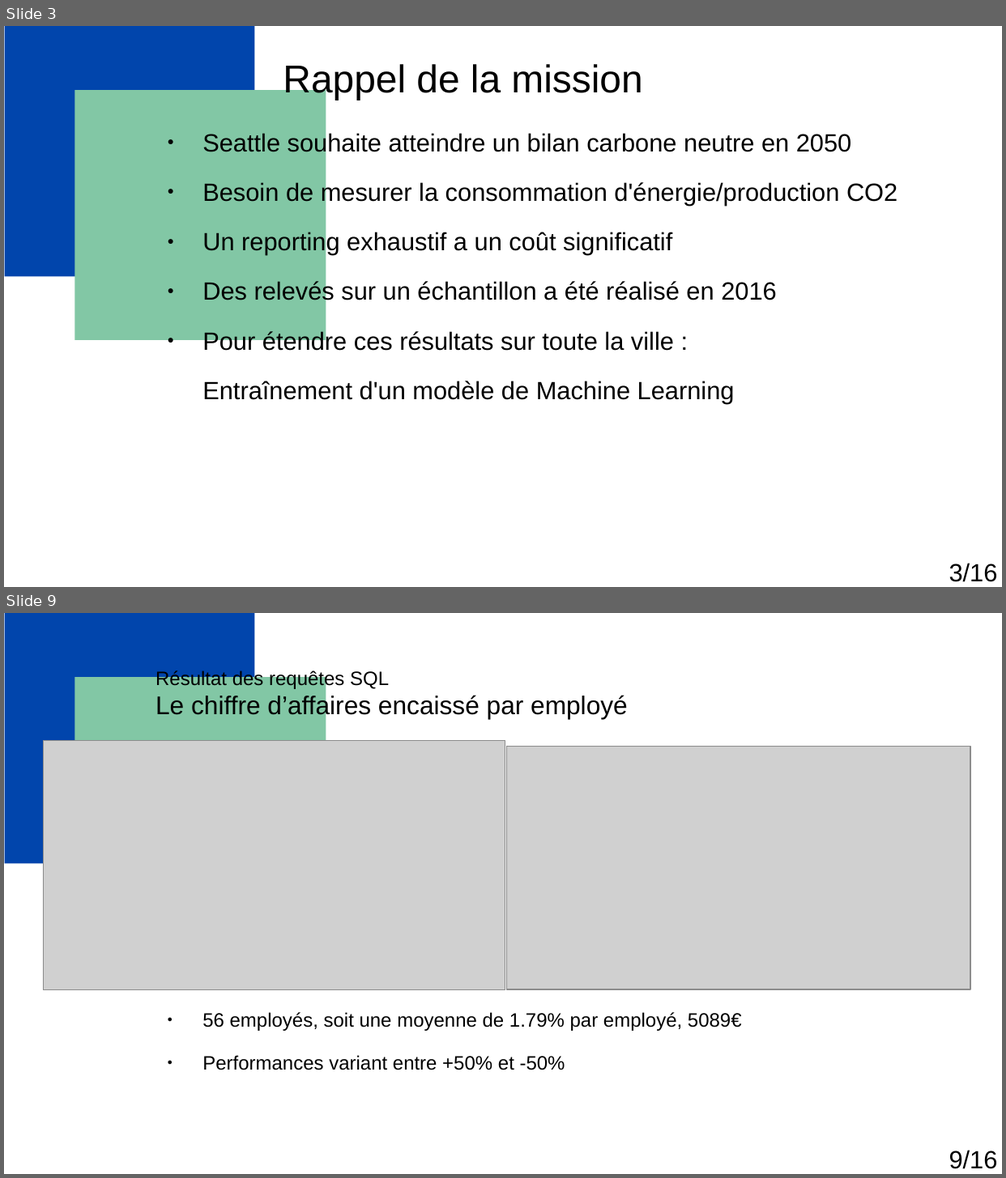
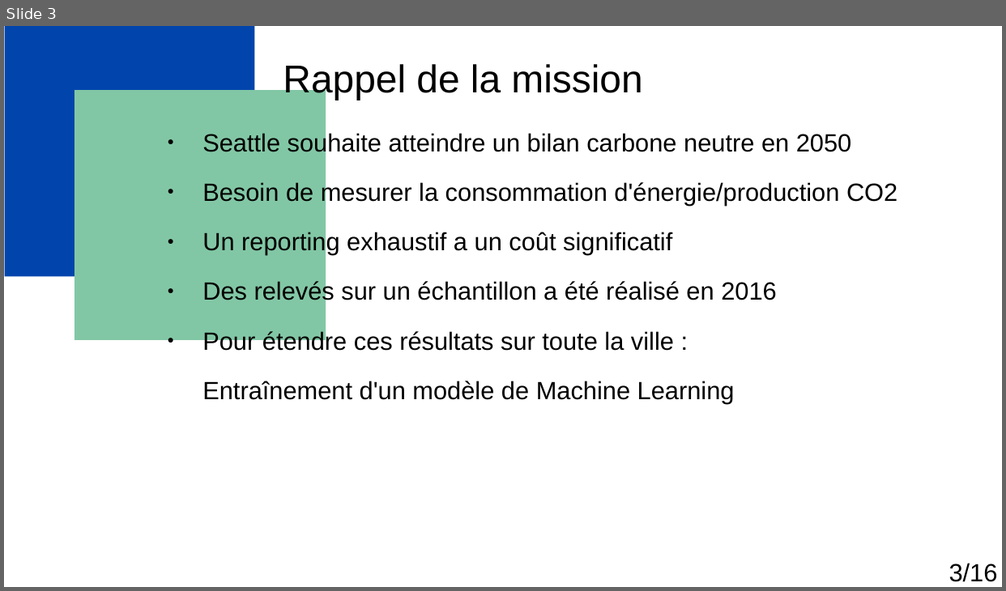
Before and after one commit to Florian-Biggio/Predict-Energy-and-CO2-for-building, a slide deck: Biggio_Florian_1_presentation_122024.odp. Shown one above the other, each under a label of ours: slides 3 and 9 before the commit, slide 3 after it; the slides between them are not shown. The pictures are 1006x1178 and 1006x591 pixels, drawn with LibreOffice and Linux fonts; fonts in the diff are those of the drawing; grey boxes stand for pictures. Boxes give left, top, right and bottom in pixels: in the first picture for what was removed or moved away, otherwise in the second. Text is boxed around its words. In the diff, an @@ line names an element or a change of style, - is before the commit and + after.

```diff
--- a/Biggio_Florian_1_presentation_122024.odp
+++ b/Biggio_Florian_1_presentation_122024.odp
@@ slide 9 removed at [4,613,1002,1174], background #FFFFFF; not listed: 5 template elements that a slide beside it also shows @@
@@ title removed at [155,670,628,719] @@
-Résultat des requêtes SQL
-Le chiffre d’affaires encaissé par employé
@@ picture removed at [43,741,505,990] @@
@@ picture removed at [507,747,971,990] @@
@@ text removed at [202,1012,742,1071] @@
-● 56 employés, soit une moyenne de 1.79% par employé, 5089€
-● Performances variant entre +50% et -50%
@@ text removed at [949,1150,998,1169] @@
-9/16
```
Also in this commit, not shown: 7 slides changed, 6 slides added, 6 other slides removed, 14 other files.
